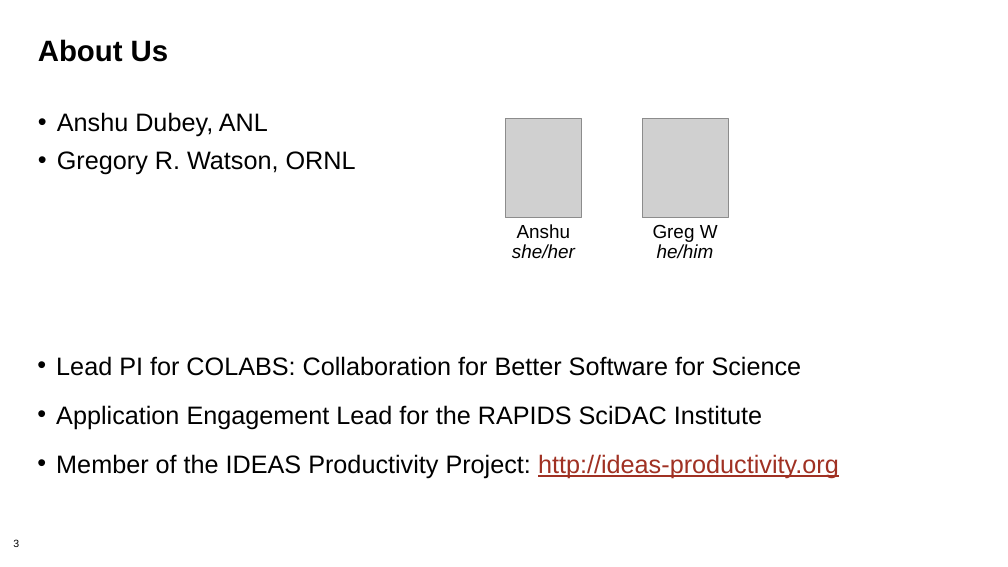
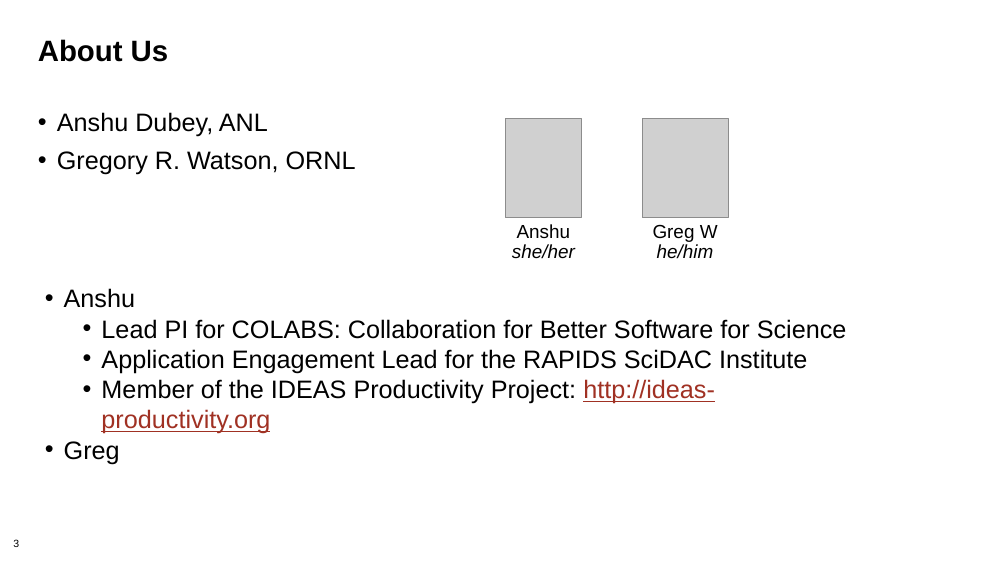
Before and after one commit to bssw-tutorial/presentations, a slide deck: slide 3 of intro-a.pptx. Drawn at 1008x567 pixels with LibreOffice and Linux fonts; fonts in the diff are those of the drawing; grey boxes stand for pictures. Boxes give left, top, right and bottom in pixels: in the first picture for what was removed or moved away, otherwise in the second. Text is boxed around its words. In the diff, an @@ line names an element or a change of style, - is before the commit and + after.

```diff
--- a/intro-a.pptx
+++ b/intro-a.pptx
@@ text "Anshu": place and size @@
-text "Anshu" at <box>56,356,839,479</box>
+text "Anshu" at <box>64,288,847,464</box>
@@ text at <box>64,288,135,308</box>: paragraph added @@
+• Anshu
@@ text at <box>101,319,847,434</box>: list level 1 to 2 in "Lead PI for COLABS: Collaboration ..."; list level 1 to 2 in "Application Engagement Lead for the ..."; list level 1 to 2 in "Member of the IDEAS Productivity ..." @@
@@ text at <box>64,441,120,464</box>: paragraph added @@
+• Greg
```
Also in this commit, not shown: 3 other files.
